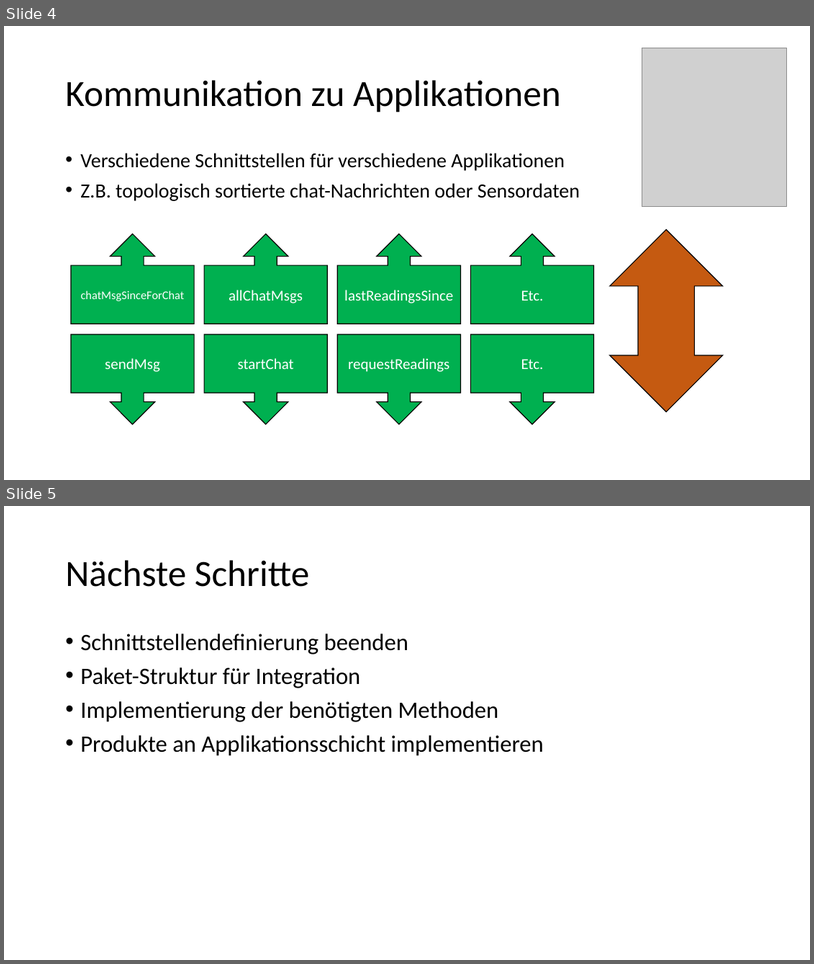
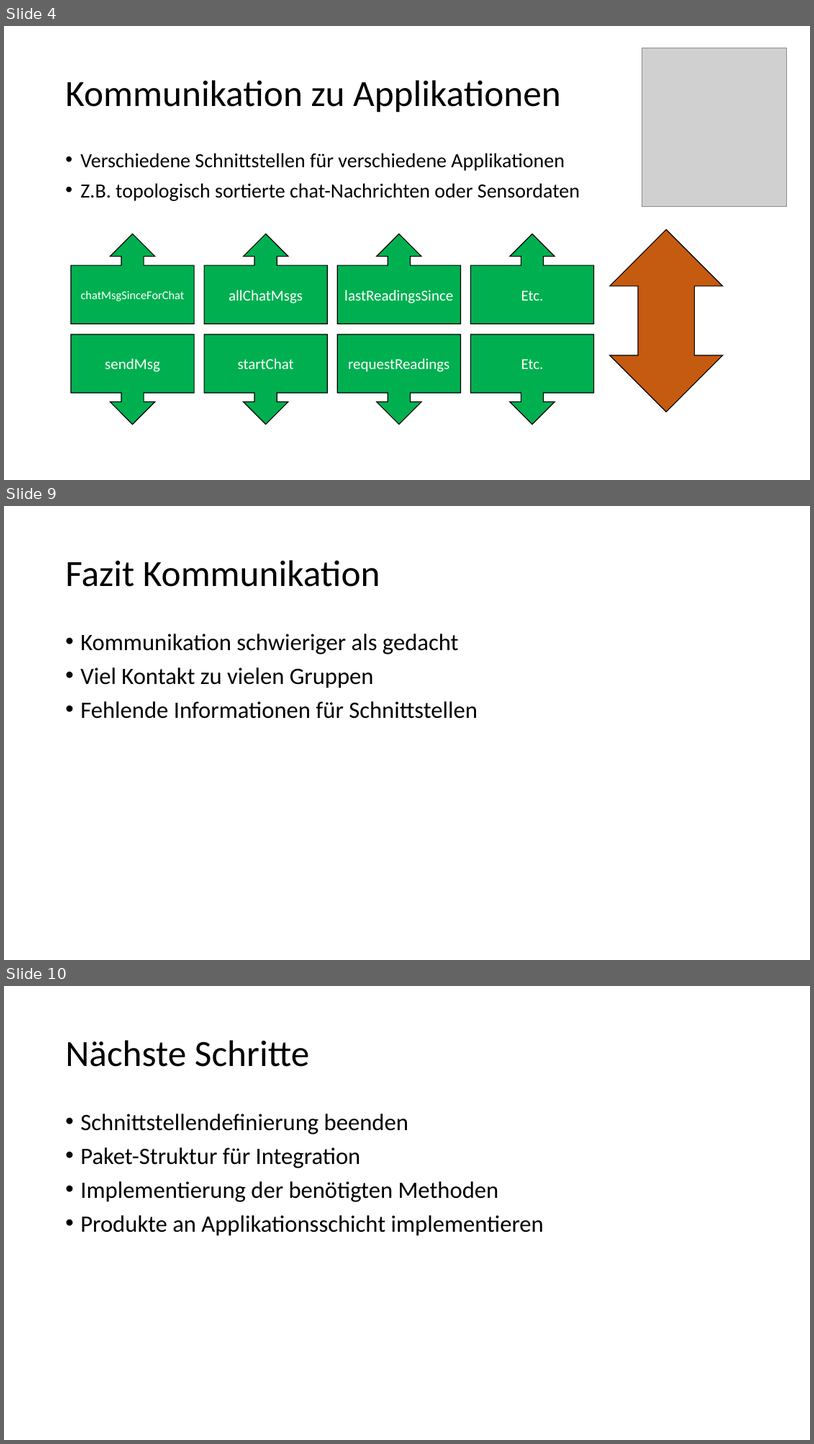
Before and after one commit to cn-uofbasel/BACnet, a slide deck: groups/07-logStore/Presentations/Zwischenstand16.04.2020.pptx. Shown one above the other, each under a label of ours: slides 4 and 5 before the commit, slides 4, 9 and 10 after it; the slides between them are not shown. The pictures are 814x964 and 814x1444 pixels, drawn with LibreOffice and Linux fonts; fonts in the diff are those of the drawing; grey boxes stand for pictures. Boxes give left, top, right and bottom in pixels: in the first picture for what was removed or moved away, otherwise in the second. Text is boxed around its words. In the diff, an @@ line names an element or a change of style, - is before the commit and + after.

```diff
--- a/groups/07-logStore/Presentations/Zwischenstand16.04.2020.pptx
+++ b/groups/07-logStore/Presentations/Zwischenstand16.04.2020.pptx
@@ slide 9 added at bbox=[4, 506, 810, 960], background #FFFFFF @@
@@ title added at bbox=[65, 560, 381, 587], 44 pt, text #000000 @@
+Fazit Kommunikation
@@ text added at bbox=[80, 633, 478, 718], 28 pt, text #000000 @@
+• Kommunikation schwieriger als gedacht
+• Viel Kontakt zu vielen Gruppen
+• Fehlende Informationen für Schnittstellen
@@ what was slide 5 is now slide 10 @@
```
Also in this commit, not shown: 4 other slides added.
